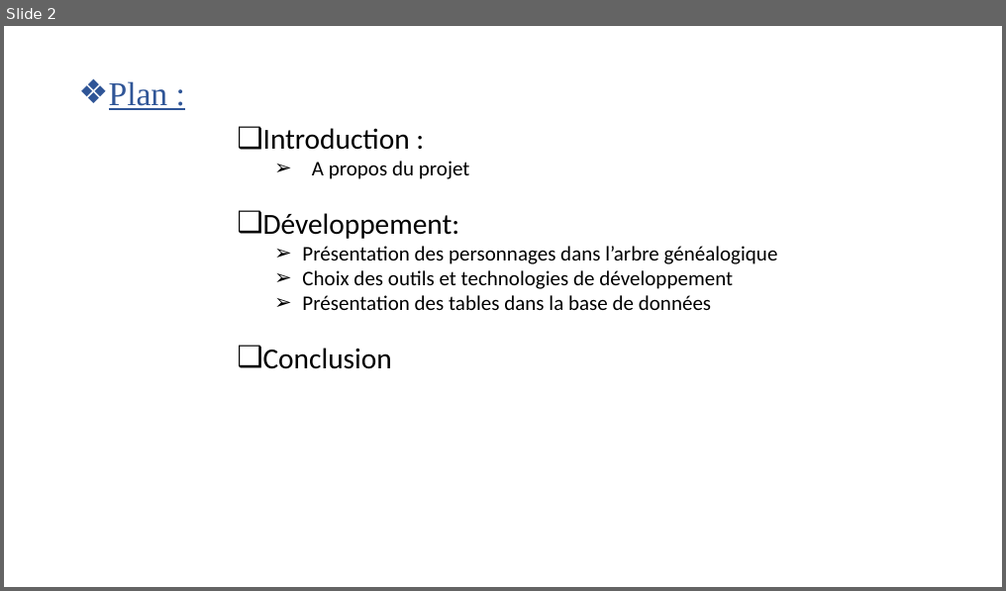
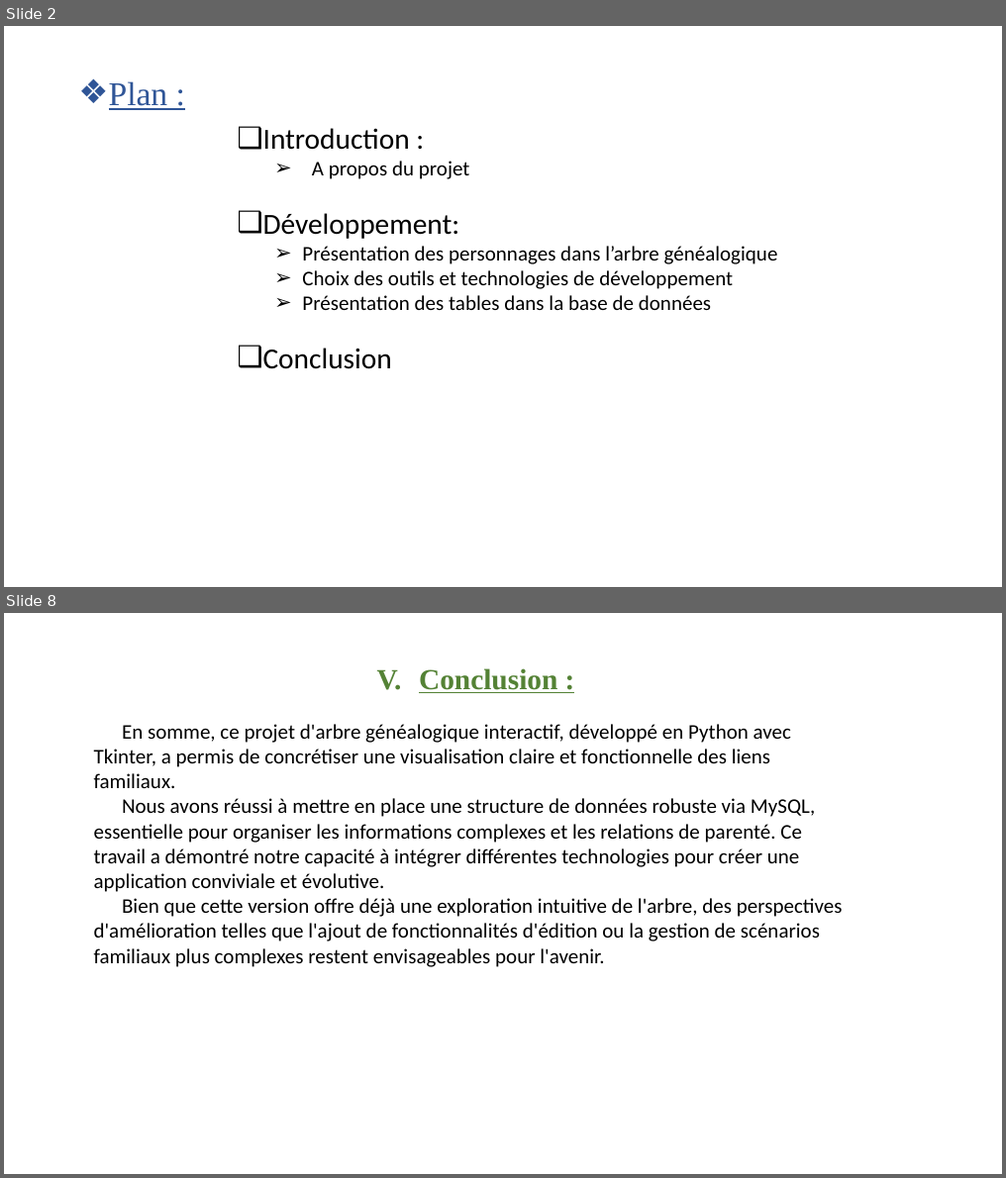
Before and after one commit to Zidaneravilimita/Arbre-genealogique, a slide deck: Présentation PP.pptx. Shown one above the other, each under a label of ours: slide 2 before the commit, slides 2 and 8 after it; the slides between them are not shown. The pictures are 1006x591 and 1006x1178 pixels, drawn with LibreOffice and Linux fonts; fonts in the diff are those of the drawing. Boxes give left, top, right and bottom in pixels: in the first picture for what was removed or moved away, otherwise in the second. Text is boxed around its words. In the diff, an @@ line names an element or a change of style, - is before the commit and + after.

```diff
--- a/Présentation PP.pptx
+++ b/Présentation PP.pptx
@@ slide 8 added at bbox=[4, 613, 1002, 1174], background #FFFFFF @@
@@ text added at bbox=[419, 668, 557, 693], 28 pt, text #548235, bold, underline @@
+V. Conclusion :
@@ text added at bbox=[94, 724, 843, 967], 20 pt, text #000000 @@
+En somme, ce projet d'arbre généalogique interactif, développé en Python avec Tkinter, a permis de concrétiser une visualisation claire et fonctionnelle des liens familiaux.
+Nous avons réussi à mettre en place une structure de données robuste via MySQL, essentielle pour organiser les informations complexes et les relations de parenté. Ce travail a démontré notre capacité à intégrer différentes technologies pour créer une application conviviale et évolutive.
+Bien que cette version offre déjà une exploration intuitive de l'arbre, des perspectives d'amélioration telles que l'ajout de fonctionnalités d'édition ou la gestion de scénarios familiaux plus complexes restent envisageables pour l'avenir.
```
Also in this commit, not shown: 6 other slides added, 3 slides removed, 3 other files.
